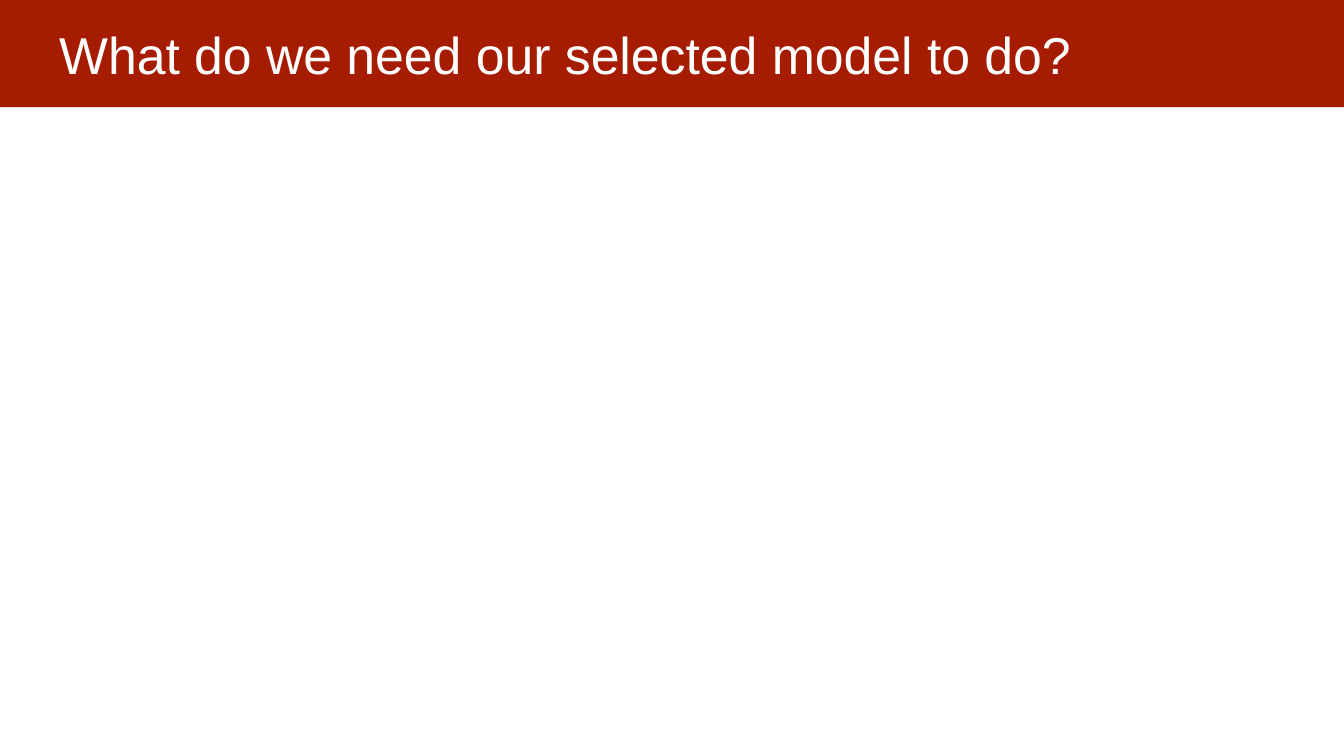
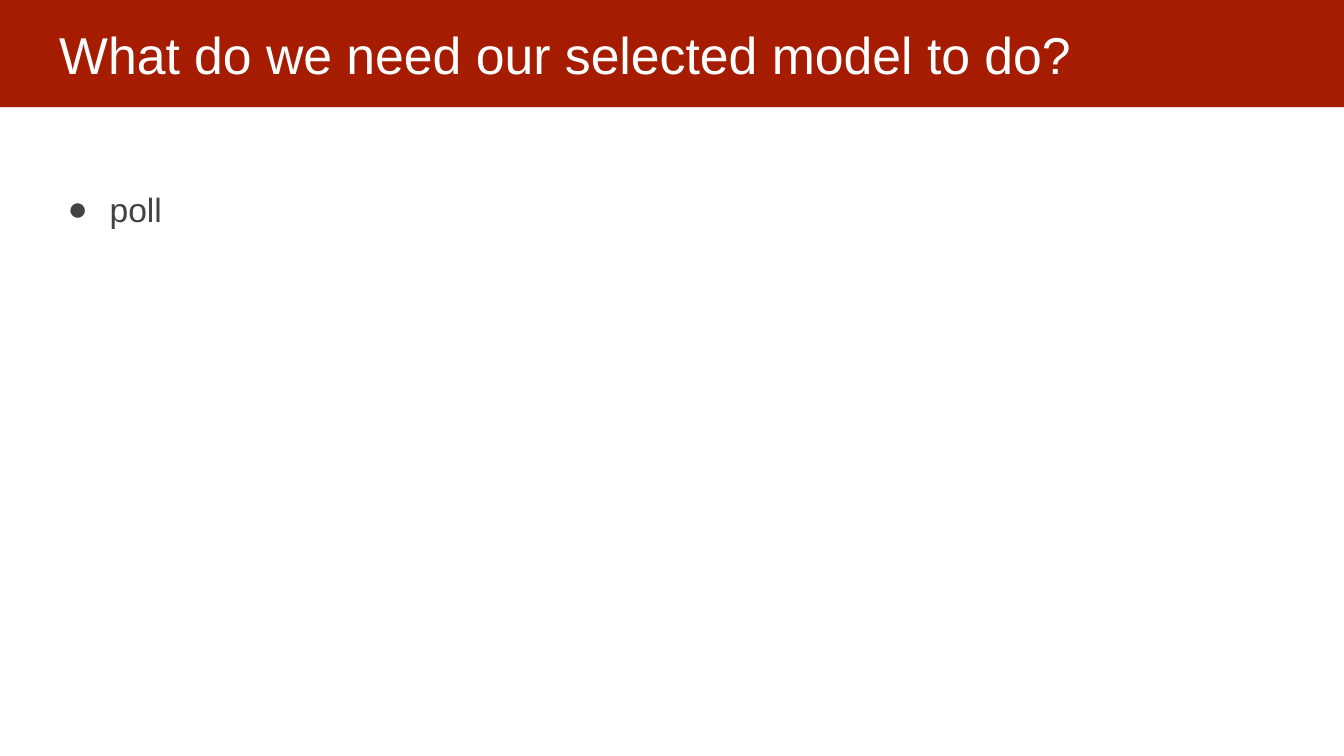
Before and after one commit to dssg/MLinPractice, a slide deck: slide 9 of Lectures/Lecture5-ModelSelection.pptx (slide 10 before the commit). Drawn at 1344x756 pixels with LibreOffice and Linux fonts; fonts in the diff are those of the drawing. Boxes give left, top, right and bottom in pixels: in the first picture for what was removed or moved away, otherwise in the second. Text is boxed around its words. In the diff, an @@ line names an element or a change of style, - is before the commit and + after.

```diff
--- a/Lectures/Lecture5-ModelSelection.pptx
+++ b/Lectures/Lecture5-ModelSelection.pptx
@@ text added at (110, 197, 162, 229), 24 pt, text #434343 @@
+● poll
```
Also in this commit, not shown: 6 other slides changed, 1 slide added, 2 slides removed.
